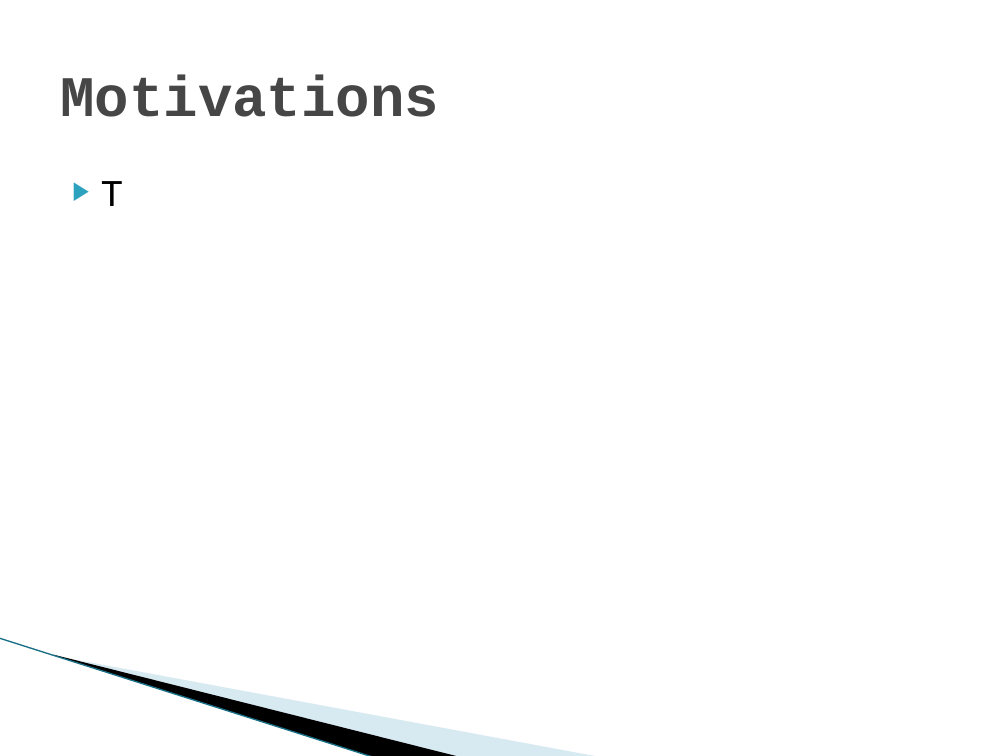
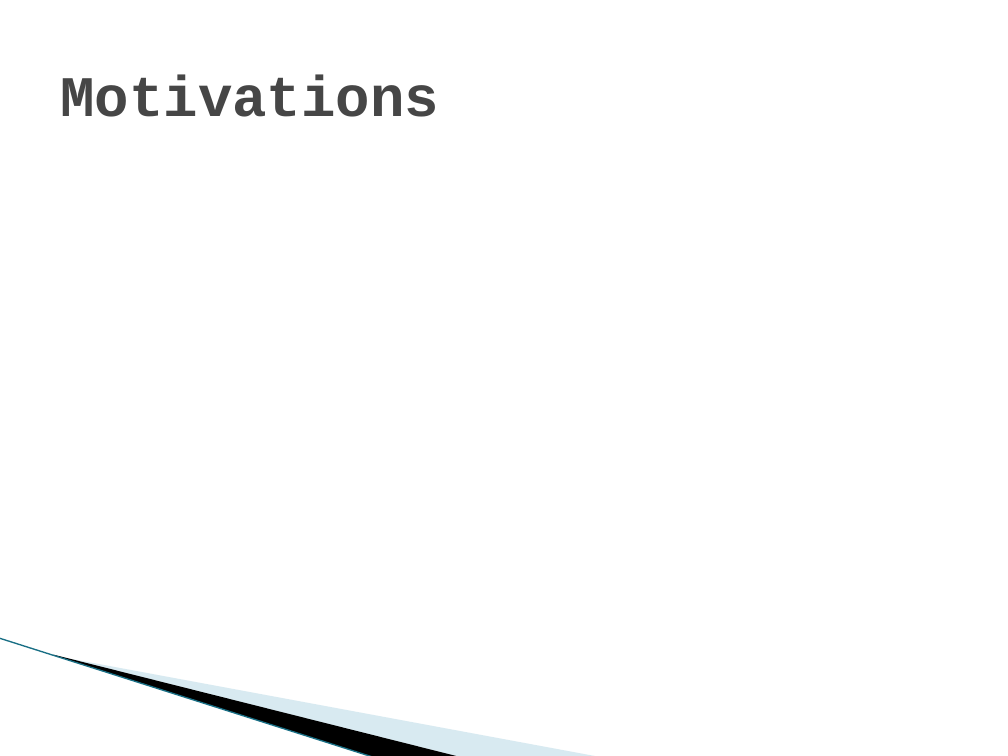
Before and after one commit to SIkderash/CFG, a slide deck: slide 3 of Control Flow Graph.pptx. Drawn at 1008x756 pixels with LibreOffice and Linux fonts; fonts in the diff are those of the drawing; background and template pictures are left out. Boxes give left, top, right and bottom in pixels: in the first picture for what was removed or moved away, otherwise in the second. Text is boxed around its words. In the diff, an @@ line names an element or a change of style, - is before the commit and + after.

```diff
--- a/Control Flow Graph.pptx
+++ b/Control Flow Graph.pptx
@@ text removed at [101, 181, 124, 206] @@
-▶ T
```
Also in this commit, not shown: 3 other slides changed.
